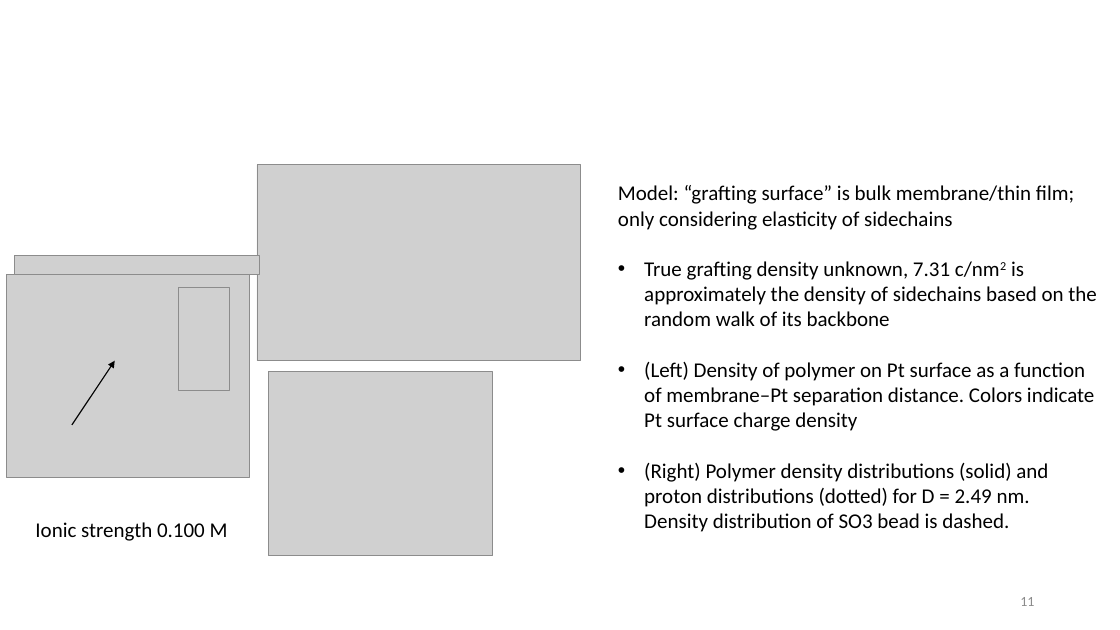
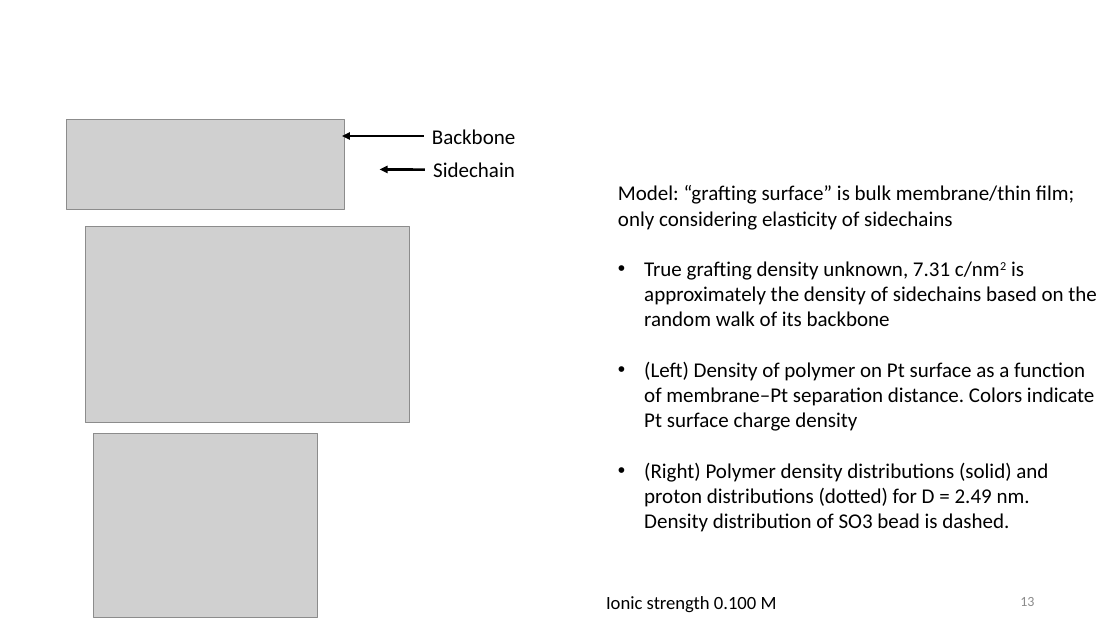
Before and after one commit to tyokokur/presentations, a slide deck: slide 13 of 20240722 NAF Intro.pptx (slide 11 before the commit). Drawn at 1120x630 pixels with LibreOffice and Linux fonts; fonts in the diff are those of the drawing; grey boxes stand for pictures; background and template pictures are left out. Boxes give left, top, right and bottom in pixels: in the first picture for what was removed or moved away, otherwise in the second. Text is boxed around its words. In the diff, an @@ line names an element or a change of style, - is before the commit and + after.

```diff
--- a/20240722 NAF Intro.pptx
+++ b/20240722 NAF Intro.pptx
@@ picture added at (66, 119, 344, 210) @@
@@ arrow added from (423, 136) to (342, 136), #000000 2.25 pt @@
@@ text added at (432, 129, 515, 144), 18 pt, text #000000 @@
+Backbone
@@ arrow added from (425, 170) to (380, 170), #000000 2.25 pt @@
@@ text added at (433, 162, 515, 177), 18 pt, text #000000 @@
+Sidechain
@@ picture: place and size @@
-picture at (257, 165, 581, 360)
+picture at (86, 227, 410, 423)
@@ group removed at (7, 255, 260, 477): 3 pictures, 1 arrow @@
@@ picture: place and size @@
-picture at (268, 372, 493, 556)
+picture at (93, 434, 318, 618)
@@ text "Ionic strength 0.100 M": place and size @@
-text "Ionic strength 0.100 M" at (35, 522, 228, 541)
+text "Ionic strength 0.100 M" at (606, 596, 777, 613)
@@ text "Ionic strength 0.100 M" at (606, 596, 777, 613): size 18 to 16 pt @@
@@ page number at (1020, 597, 1034, 606): text changed @@
-11
+13
```
Also in this commit, not shown: 5 other slides changed, 3 slides added, 1 slide removed.
